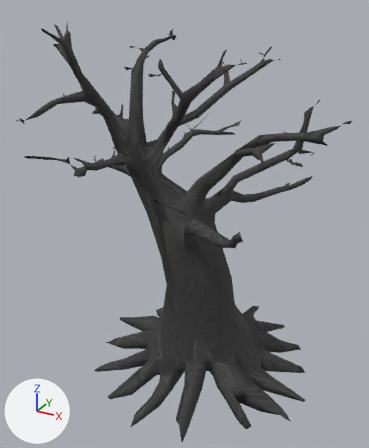
The glTF model art-direction/3d/assets/biome_library/wh-reachtree-c-pixelated.glb as it was, and as the next commit left it.
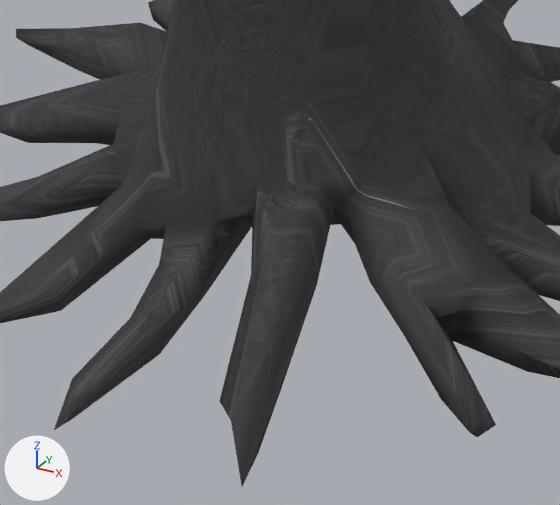
There are two pictures of each version: one whole from a 50 mm lens placed at (1.11, -2.09, 0.84), pointed at (0.01, -0.08, -0.16), one close up on the part from 31% to 73% of the width and 69% to 100% of the height. The axes (+X, +Y, +Z) are drawn at lower left. The lights are the same throughout. The first two pictures are the older version.

The older version as bpy lines, for what is in view:
```python
me_geometry_0 = bpy.data.meshes.new('geometry_0')
me_geometry_0.from_pydata(...)  # 1878 vertices, 3332 faces; spans x -0.7..0.71, y -0.75..0.66, z -0.94..0.77
me_geometry_0.materials.append(mat_material_0)  # picture img_image_0
ob_geometry_0 = bpy.data.objects.new('geometry_0', me_geometry_0)
ob_geometry_0.location = (0.0, 0.0, 0.0)
```
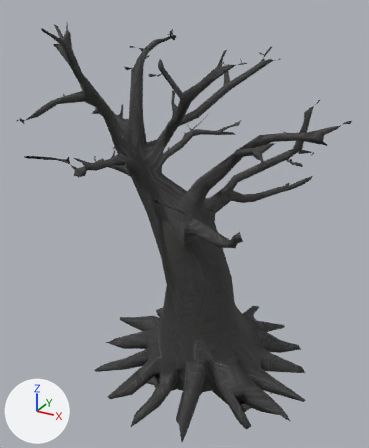
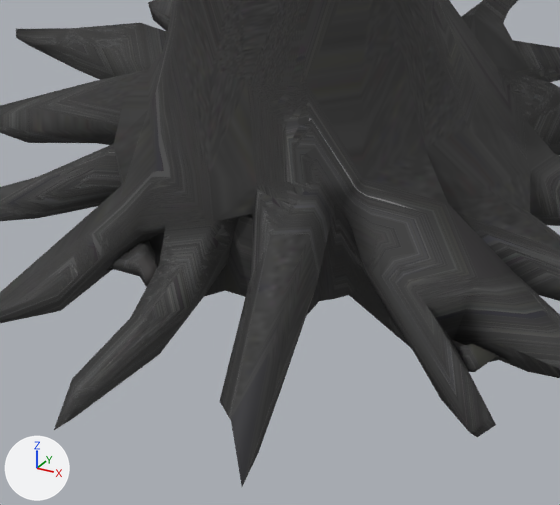
Changed parts and their boxes [x1, y1, x2, y2] in the close-ups (560 x 505 px):
part 1 of me_geometry_0, added: after [106, 203, 510, 372]

The edits, one by one:
me_geometry_0 is used by ob_geometry_0; location (0.0, 0.0, 0.0).
me_geometry_0 had 1878 vertices, 3332 faces and spanned x -0.7..0.71, y -0.75..0.66, z -0.94..0.77.
me_geometry_0 now has 2356 vertices, 4222 faces and spans x -0.7..0.71, y -0.75..0.66, z -0.94..0.77.
me_geometry_0 part 1: 478 vertices added at x -0.2..0.58, y -0.45..0.32, z -0.94..-0.77.
